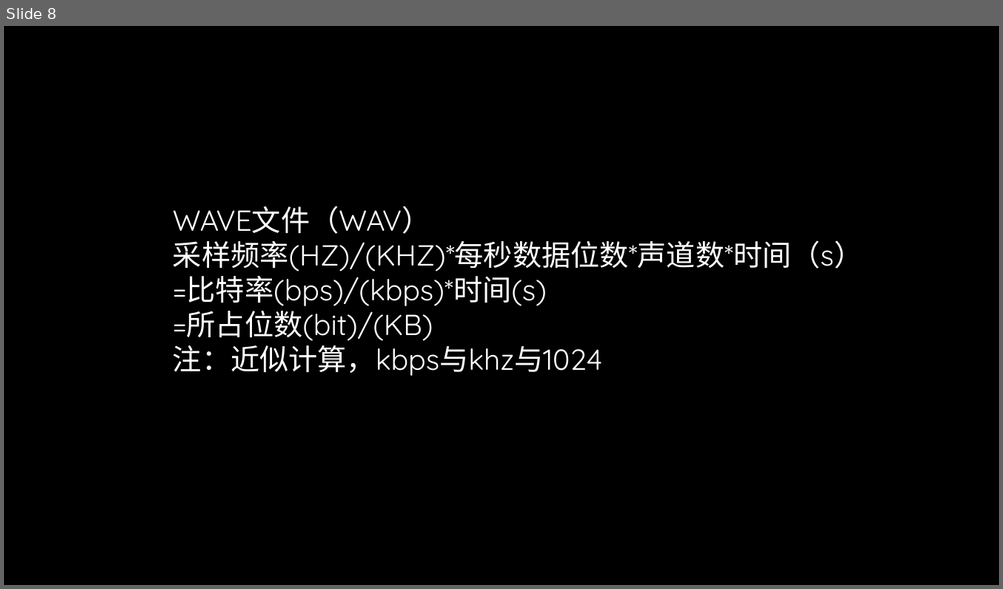
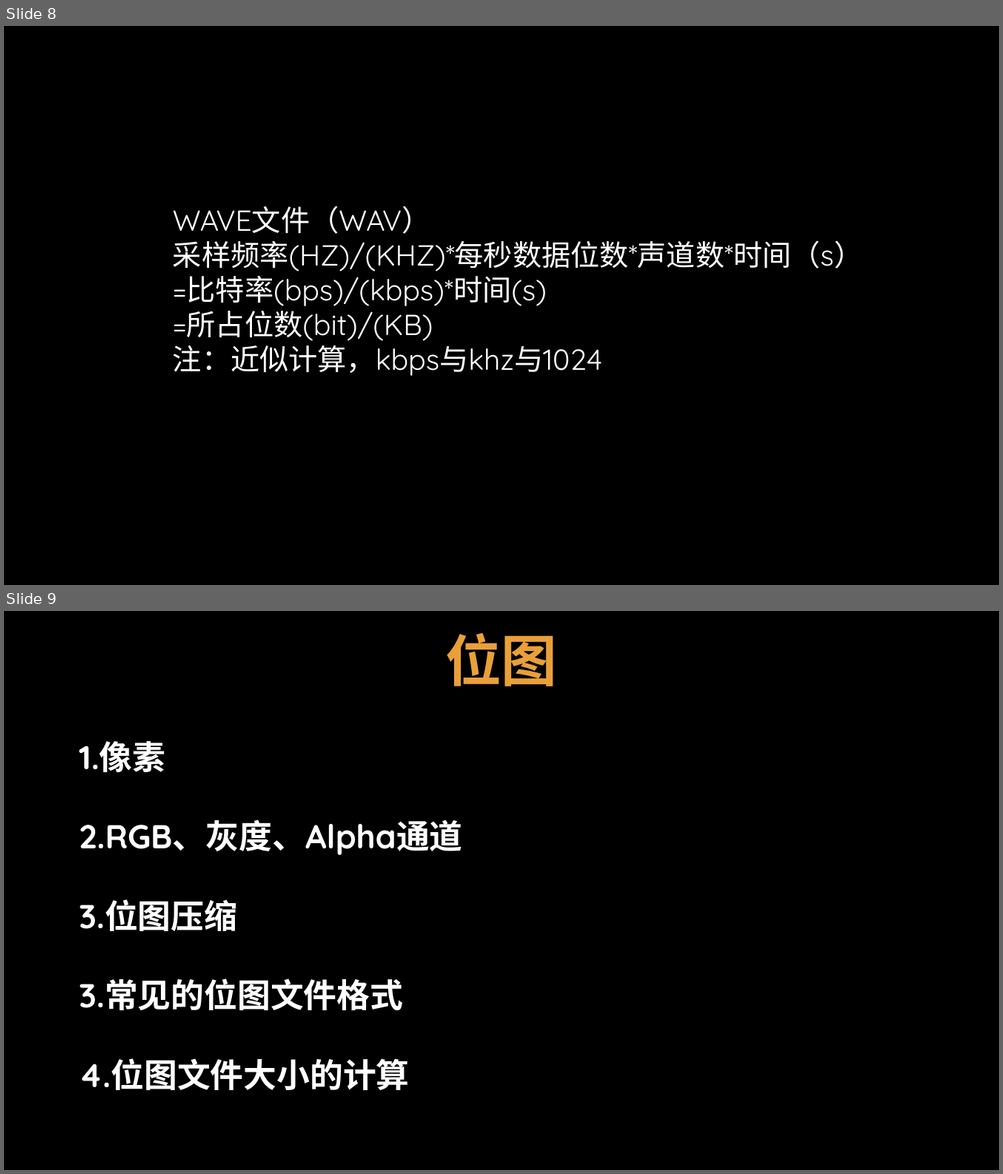
Before and after one commit to TomisTony/Techshare, a slide deck: 初探多媒体.pptx. Shown one above the other, each under a label of ours: slide 8 before the commit, slides 8 and 9 after it. The pictures are 1003x589 and 1003x1174 pixels, drawn with LibreOffice and Linux fonts; fonts in the diff are those of the drawing; background and template pictures are left out. Boxes give left, top, right and bottom in pixels: in the first picture for what was removed or moved away, otherwise in the second. Text is boxed around its words. In the diff, an @@ line names an element or a change of style, - is before the commit and + after.

```diff
--- a/初探多媒体.pptx
+++ b/初探多媒体.pptx
@@ slide 9 added at (x1=4, y1=611, x2=999, y2=1170), background picture (left out) @@
@@ text added at (x1=445, y1=633, x2=557, y2=686), 54 pt, text #E9A039, bold @@
+位图
@@ text added at (x1=79, y1=741, x2=462, y2=1091), 32 pt, text #FFFFFF, bold @@
+1.像素
+2.RGB、灰度、Alpha通道
+3.位图压缩
+3.常见的位图文件格式
+4.位图文件大小的计算
```
Also in this commit, not shown: 2 slides changed, 11 other slides added, 1 slide removed, 12 other files.
